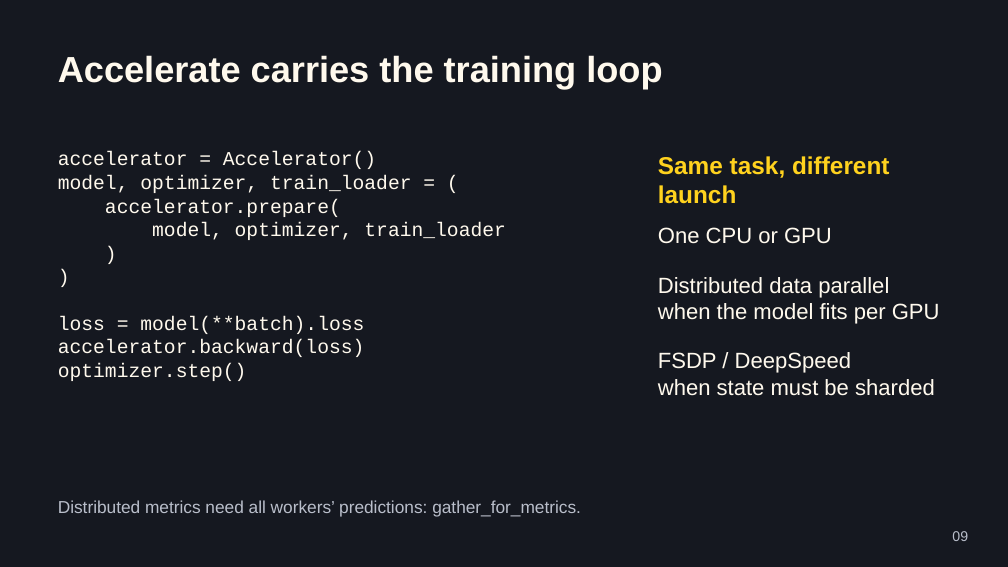
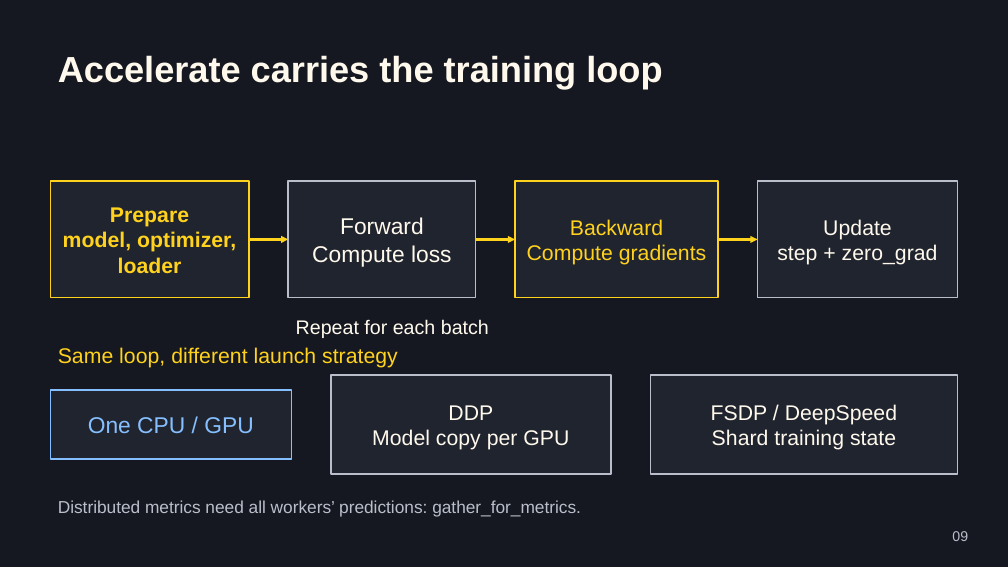
Before and after one commit to jemsbhai/bringing-the-heat, a slide deck: slide 9 of output/Bringing-the-Heat.pptx. Drawn at 1008x567 pixels with LibreOffice and Linux fonts; fonts in the diff are those of the drawing. Boxes give left, top, right and bottom in pixels: in the first picture for what was removed or moved away, otherwise in the second. Text is boxed around its words. In the diff, an @@ line names an element or a change of style, - is before the commit and + after.

```diff
--- a/output/Bringing-the-Heat.pptx
+++ b/output/Bringing-the-Heat.pptx
@@ text removed at box(58, 152, 506, 381) @@
-accelerator = Accelerator()
-model, optimizer, train_loader = (
-accelerator.prepare(
-model, optimizer, train_loader
-)
-)
-loss = model(**batch).loss
-accelerator.backward(loss)
-optimizer.step()
@@ rectangle added at box(51, 181, 249, 298), fill #20242E, outline #FFD21E 1.5 pt, 20.2 pt, text #FFD21E, bold @@
+Prepare
+model, optimizer, loader
@@ rectangle added at box(288, 181, 476, 298), fill #20242E, outline #B9BECA 1.5 pt, 21.8 pt, text #FFF9ED @@
+Forward
+Compute loss
@@ rectangle added at box(515, 181, 718, 298), fill #20242E, outline #FFD21E 1.5 pt, 20.2 pt, text #FFD21E @@
+Backward
+Compute gradients
@@ rectangle added at box(758, 181, 958, 298), fill #20242E, outline #B9BECA 1.5 pt, 20.2 pt, text #FFF9ED @@
+Update
+step + zero_grad
@@ text removed at box(658, 227, 940, 396) @@
-One CPU or GPU
-Distributed data parallel
-when the model fits per GPU
-FSDP / DeepSpeed
-when state must be sharded
@@ arrow added from (249, 240) to (288, 240), #FFD21E 2.25 pt @@
@@ arrow added from (476, 240) to (515, 240), #FFD21E 2.25 pt @@
@@ arrow added from (718, 240) to (758, 240), #FFD21E 2.25 pt @@
@@ text added at box(296, 319, 489, 338), 18.8 pt, text #FFF9ED @@
+Repeat for each batch
@@ text at box(58, 347, 398, 368): text changed; size 23.2 to 20.2 pt; bold off @@
-Same task, different launch
+Same loop, different launch strategy
@@ rectangle added at box(331, 375, 612, 474), fill #20242E, outline #B9BECA 1.5 pt, 20.2 pt, text #FFF9ED @@
+DDP
+Model copy per GPU
@@ rectangle added at box(650, 375, 957, 474), fill #20242E, outline #B9BECA 1.5 pt, 20.2 pt, text #FFF9ED @@
+FSDP / DeepSpeed
+Shard training state
@@ rectangle added at box(51, 390, 292, 460), fill #20242E, outline #86BFFF 1.5 pt, 21.8 pt, text #86BFFF @@
+One CPU / GPU
```
Also in this commit, not shown: 5 other slides changed, 3 slides added, 3 slides removed, 38 other files.
